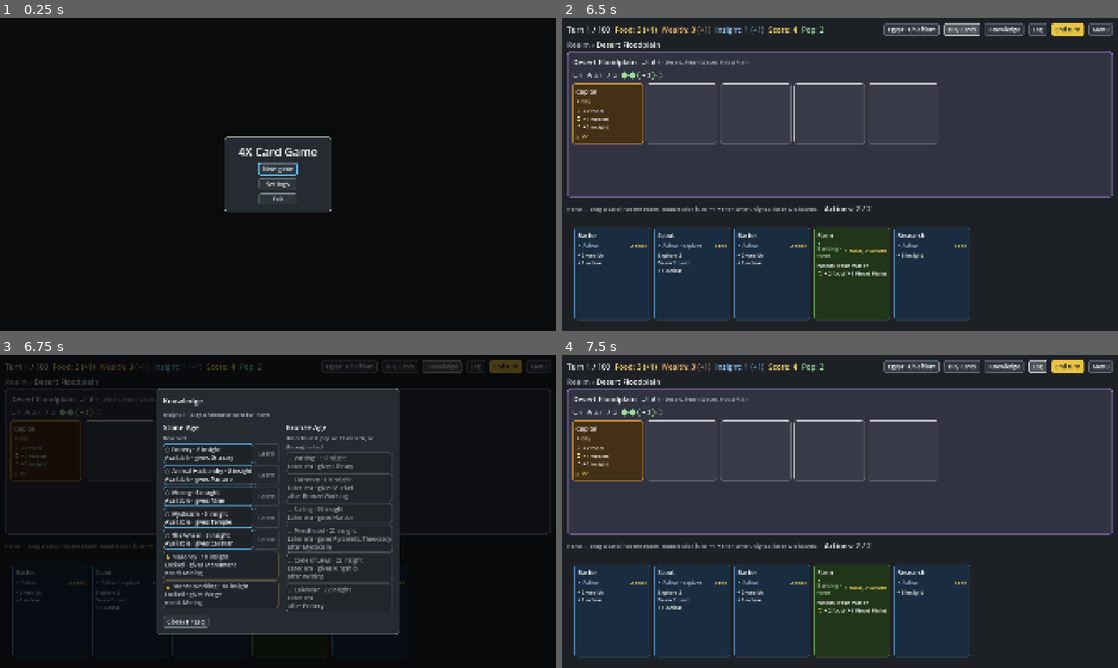
Above: before the commit, frames 1-4 (two rows, left to right).
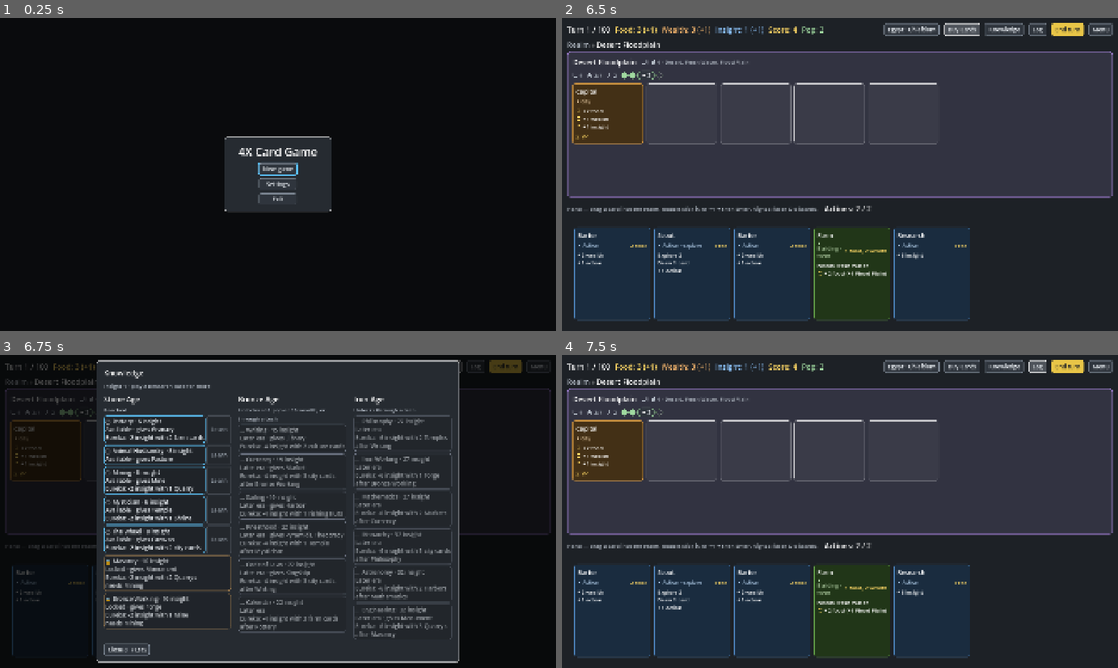
Above: after the commit, the same moments.

Repository: r888888888/4x-card-game
Game: Godot game, scene res://ui/main.tscn
Two runs of this game, one before a commit and one after it. Both use one fixed random seed, a clock stepped at 60 frames per second and the inputs below.
Inputs (mouse positions are in pixels of both pictures, inside the frame that each line leads up to):
- Up to frame 1 (0.25 s): no input
- Up to frame 2 (6.5 s): click "New game" at 0.5 s; click (845, 227) at 1.27 s; type "12" at 1.35 s; click "Start" at 2 s; tap Enter (ui_accept) at 2.75 s; drag from (600, 71) to (895, 105) at 2.77 s; drag from (606, 111) to (812, 237) at 3.52 s; move the mouse to (612, 274) at 4.27 s; hold Right (ui_right) 4.28-5 s; tap T at 4.35 s; click (612, 274) at 4.42 s; click "Egypt · Chiefdom" at 5 s; click "Buy Cards" at 5.75 s
- Up to frame 3 (6.75 s): click "Knowledge" at 6.5 s
- Up to frame 4 (7.5 s): click "Log" at 7.25 s

Frames 1-2 are identical in both runs. In frame 3, 34% of the frame differs, in the area x 17-83%, y 1-99%; in frame 4, nothing differs.

Commit message:
143: era pacing metrics in the sim; Iron Age techs in the deck, opened by Writing; eurekas on every tech
Co-Authored-By: Claude Opus 5.5 <noreply@anthropic.com>

Diff:
--- a/data/cards.json
+++ b/data/cards.json
@@ -283,7 +283,7 @@
     },
     {
       "id": "pottery", "name": "Pottery", "type": "tech",
-      "cost": { "insight": 6 }, "vp": 1, "tags": [],
+      "cost": { "insight": 6 }, "vp": 1, "eureka": { "tag": "farm", "count": 2, "off": 2 }, "tags": [],
       "effects": [ { "op": "create", "card": "granary", "zone": "discard" }, { "op": "unlock", "card": "granary" } ]
     },
     {
@@ -293,88 +293,88 @@
     },
     {
       "id": "mining", "name": "Mining", "type": "tech",
-      "cost": { "insight": 6 }, "vp": 0, "tags": [],
+      "cost": { "insight": 6 }, "vp": 0, "eureka": { "card": "quarry", "count": 1, "off": 2 }, "tags": [],
       "effects": [ { "op": "create", "card": "mine", "zone": "discard" }, { "op": "unlock", "card": "mine" } ]
     },
     {
       "id": "mysticism", "name": "Mysticism", "type": "tech",
-      "cost": { "insight": 6 }, "vp": 0, "tags": [],
+      "cost": { "insight": 6 }, "vp": 0, "eureka": { "card": "shrine", "count": 1, "off": 2 }, "tags": [],
       "effects": [ { "op": "create", "card": "temple", "zone": "discard" }, { "op": "unlock", "card": "temple" } ]
     },
     {
       "id": "the_wheel", "name": "The Wheel", "type": "tech",
-      "cost": { "insight": 8 }, "vp": 0, "tags": [],
+      "cost": { "insight": 8 }, "vp": 0, "eureka": { "tag": "city", "count": 2, "off": 2 }, "tags": [],
       "effects": [ { "op": "create", "card": "caravan", "zone": "discard" }, { "op": "unlock", "card": "caravan" } ]
     },
     {
       "id": "masonry", "name": "Masonry", "type": "tech", "prereq": "mining",
-      "cost": { "insight": 10 }, "vp": 0, "tags": [],
+      "cost": { "insight": 10 }, "vp": 0, "eureka": { "card": "quarry", "count": 2, "off": 2 }, "tags": [],
       "effects": [ { "op": "create", "card": "monument", "zone": "discard" }, { "op": "unlock", "card": "monument" } ]
     },
     {
       "id": "bronze_working", "name": "Bronze Working", "type": "tech", "prereq": "mining",
-      "cost": { "insight": 10 }, "vp": 0, "tags": [],
+      "cost": { "insight": 10 }, "vp": 0, "eureka": { "card": "mine", "count": 1, "off": 2 }, "tags": [],
       "effects": [ { "op": "create", "card": "forge", "zone": "discard" }, { "op": "unlock", "card": "forge" }, { "op": "add_era", "era": 2 } ]
     },
     {
       "id": "writing", "name": "Writing", "type": "tech", "era": 2,
-      "cost": { "insight": 15 }, "vp": 0, "tags": [],
-      "effects": [ { "op": "create", "card": "library", "zone": "discard" }, { "op": "unlock", "card": "library" } ]
+      "cost": { "insight": 15 }, "vp": 0, "eureka": { "tag": "culture", "count": 2, "off": 4 }, "tags": [],
+      "effects": [ { "op": "create", "card": "library", "zone": "discard" }, { "op": "unlock", "card": "library" }, { "op": "add_era", "era": 3 } ]
     },
     {
       "id": "currency", "name": "Currency", "type": "tech", "era": 2, "prereq": "bronze_working",
-      "cost": { "insight": 19 }, "vp": 0, "tags": [],
+      "cost": { "insight": 19 }, "vp": 0, "eureka": { "tag": "city", "count": 3, "off": 4 }, "tags": [],
       "effects": [ { "op": "create", "card": "market", "zone": "discard" }, { "op": "unlock", "card": "market" } ]
     },
     {
       "id": "sailing", "name": "Sailing", "type": "tech", "era": 2,
-      "cost": { "insight": 19 }, "vp": 0, "tags": [],
+      "cost": { "insight": 19 }, "vp": 0, "eureka": { "card": "fishing_huts", "count": 1, "off": 4 }, "tags": [],
       "effects": [ { "op": "create", "card": "harbor", "zone": "discard" }, { "op": "unlock", "card": "harbor" } ]
     },
     {
       "id": "priesthood", "name": "Priesthood", "type": "tech", "era": 2, "prereq": "mysticism",
-      "cost": { "insight": 22 }, "vp": 0, "tags": [],
+      "cost": { "insight": 22 }, "vp": 0, "eureka": { "card": "temple", "count": 1, "off": 4 }, "tags": [],
       "effects": [ { "op": "create", "card": "pyramids", "zone": "discard" }, { "op": "create", "card": "theocracy", "zone": "discard" } ]
     },
     {
       "id": "code_of_laws", "name": "Code of Laws", "type": "tech", "era": 2, "prereq": "writing",
-      "cost": { "insight": 22 }, "vp": 0, "tags": [],
+      "cost": { "insight": 22 }, "vp": 0, "eureka": { "tag": "city", "count": 3, "off": 4 }, "tags": [],
       "effects": [ { "op": "create", "card": "kingship", "zone": "discard" } ]
     },
     {
       "id": "calendar", "name": "Calendar", "type": "tech", "era": 2, "prereq": "pottery",
-      "cost": { "insight": 22 }, "vp": 3, "tags": [],
+      "cost": { "insight": 22 }, "vp": 3, "eureka": { "tag": "farm", "count": 3, "off": 4 }, "tags": [],
       "effects": []
     },
     {
       "id": "philosophy", "name": "Philosophy", "type": "tech", "era": 3, "prereq": "writing",
-      "cost": { "insight": 27 }, "vp": 2, "tags": [],
+      "cost": { "insight": 27 }, "vp": 2, "eureka": { "card": "temple", "count": 2, "off": 6 }, "tags": [],
       "effects": []
     },
     {
       "id": "iron_working", "name": "Iron Working", "type": "tech", "era": 3, "prereq": "bronze_working",
-      "cost": { "insight": 27 }, "vp": 2, "tags": [],
+      "cost": { "insight": 27 }, "vp": 2, "eureka": { "card": "forge", "count": 1, "off": 6 }, "tags": [],
       "effects": [ { "op": "score", "amount": 1, "trigger": "upkeep" } ]
     },
     {
       "id": "mathematics", "name": "Mathematics", "type": "tech", "era": 3, "prereq": "currency",
-      "cost": { "insight": 27 }, "vp": 0, "tags": [],
+      "cost": { "insight": 27 }, "vp": 0, "eureka": { "card": "market", "count": 2, "off": 6 }, "tags": [],
       "effects": [ { "op": "gain_per_tag", "resource": "wealth", "amount": 1, "tag": "culture", "trigger": "upkeep" } ]
     },
     {
       "id": "monarchy", "name": "Monarchy", "type": "tech", "era": 3, "prereq": "philosophy",
-      "cost": { "insight": 32 }, "vp": 3, "tags": [],
+      "cost": { "insight": 32 }, "vp": 3, "eureka": { "tag": "city", "count": 5, "off": 6 }, "tags": [],
       "effects": [ { "op": "gain", "resource": "wealth", "amount": 1, "trigger": "upkeep" } ]
     },
     {
       "id": "astronomy", "name": "Astronomy", "type": "tech", "era": 3, "prereq": "mathematics",
-      "cost": { "insight": 32 }, "vp": 4, "tags": [],
+      "cost": { "insight": 32 }, "vp": 4, "eureka": { "card": "harbor", "count": 2, "off": 6 }, "tags": [],
       "effects": []
     },
     {
       "id": "engineering", "name": "Engineering", "type": "tech", "era": 3, "prereq": "masonry",
-      "cost": { "insight": 32 }, "vp": 0, "tags": [],
-      "effects": [ { "op": "create", "card": "monument", "zone": "discard" } ]
+      "cost": { "insight": 32 }, "vp": 0, "eureka": { "card": "quarry", "count": 3, "off": 6 }, "tags": [],
+      "effects": [ { "op": "create", "card": "monument", "zone": "discard" }, { "op": "unlock", "card": "monument" } ]
     },
     {
       "id": "plains", "name": "Plains", "type": "territory",
--- a/data/config.json
+++ b/data/config.json
@@ -76,7 +76,13 @@
     "sailing": 1,
     "priesthood": 1,
     "code_of_laws": 1,
-    "calendar": 1
+    "calendar": 1,
+    "philosophy": 1,
+    "iron_working": 1,
+    "mathematics": 1,
+    "monarchy": 1,
+    "astronomy": 1,
+    "engineering": 1
   },
   "era_unlocks": { "2": { "pop": 8, "wealth": 15 } },
   "era_names": { "1": "Stone Age", "2": "Bronze Age", "3": "Iron Age" },
--- a/sim/sim_stats.gd
+++ b/sim/sim_stats.gd
@@ -8,7 +8,9 @@
 
 ## Plays one game per seed with strategy (a ScriptedBot.STRATEGIES name, 134) as civ ("" for the default) and returns
 ## {metric: {mean: float, min: int, max: int}} for each of METRICS. explored is how many turns the territory deck lasted:
-## the turn it ran out, or the last turn played if it never did.
+## the turn it ran out, or the last turn played if it never did. For each era with techs in the research deck (143),
+## era_<n>_open is the turn it was added (1 for era 1) and era_<n>_done the turn its last tech was researched; either
+## is the last turn played when it never happened.
 static func run(cards: Dictionary, config: Dictionary, seeds: Array, strategy := "baseline", civ := "") -> Dictionary:
 	return _summaries(_values(cards, config, seeds, strategy, civ))
 
@@ -16,29 +18,52 @@
 ## {metric: [one value per seed]} for games with strategy as civ.
 static func _values(cards: Dictionary, config: Dictionary, seeds: Array, strategy: String, civ: String) -> Dictionary:
 	var values := {}
-	for m in METRICS:
+	var era_techs := _techs_per_era(cards, config)
+	var names := METRICS.duplicate()
+	for n in era_techs:
+		names.append_array(["era_%d_open" % n, "era_%d_done" % n])
+	for m in names:
 		values[m] = []
 	for s in seeds:
 		var engine := GameEngine.new(cards, config)
 		engine.new_game(s, civ)
-		var explored := [0]  # the turn the territory deck ran out (066); 0 until it does
+		var seen := {}  # the turn things first happened: "explored" (the territory deck ran out, 066), "era_<n>_…" (143)
 		var on_changed := func():
-			if explored[0] == 0 and engine.zone("territory_deck").is_empty():
-				explored[0] = engine.turn
+			if not seen.has("explored") and engine.zone("territory_deck").is_empty():
+				seen.explored = engine.turn
+			for n in era_techs:
+				if not seen.has("era_%d_open" % n) and engine.era() >= n:
+					seen["era_%d_open" % n] = engine.turn
+				var learned := engine.zone("researched").cards.filter(func(c): return c.def.era == n).size()
+				if not seen.has("era_%d_done" % n) and learned >= era_techs[n]:
+					seen["era_%d_done" % n] = engine.turn
 		engine.changed.connect(on_changed)
-		on_changed.call()  # an empty territory deck from the start
+		on_changed.call()  # an empty territory deck from the start, era 1 open
 		ScriptedBot.play(engine, strategy)
 		engine.changed.disconnect(on_changed)  # on_changed holds engine: break the cycle so it is freed
 		var game := game_metrics(engine, config)
-		game.explored = explored[0] if explored[0] > 0 else engine.turn
-		for m in METRICS:
-			values[m].append(game[m])
+		for m in names:
+			values[m].append(game[m] if game.has(m) else seen.get(m, engine.turn))
 	return values
+
+
+## How many techs each era has in config research_deck: {era: count}, by era.
+static func _techs_per_era(cards: Dictionary, config: Dictionary) -> Dictionary:
+	var out := {}
+	for id in config.get("research_deck", {}):
+		var era: int = cards[id].era
+		out[era] = out.get(era, 0) + config.research_deck[id]
+	var sorted := {}
+	var eras := out.keys()
+	eras.sort()
+	for n in eras:
+		sorted[n] = out[n]
+	return sorted
 
 
 static func _summaries(values: Dictionary) -> Dictionary:
 	var stats := {}
-	for m in METRICS:
+	for m in values:
 		stats[m] = _summary(values[m])
 	return stats
 
@@ -84,14 +109,12 @@
 	for s in ScriptedBot.STRATEGIES:
 		lines.append("== %s" % s)
 		var all := {}
-		for m in METRICS:
-			all[m] = []
 		var scores: PackedStringArray = []
 		for civ in civs:
 			var values := _values(data.cards, data.config, seeds, s, civ)
 			scores.append("%s %.1f" % [civ if civ != "" else "default", _summary(values.score).mean])
-			for m in METRICS:
-				all[m].append_array(values[m])
+			for m in values:
+				all[m] = all.get(m, []) + values[m]
 		lines.append("score by civilization: " + ", ".join(scores))
 		lines.append_array(_metric_lines(_summaries(all)))
 	return {"code": 0, "lines": lines}
@@ -99,8 +122,8 @@
 
 static func _metric_lines(stats: Dictionary) -> Array[String]:
 	var lines: Array[String] = []
-	for m in METRICS:
-		lines.append("%-8s mean %6.2f  min %3d  max %3d" % [m, stats[m].mean, stats[m].min, stats[m].max])
+	for m in stats:  # METRICS, then the era metrics by era
+		lines.append("%-10s mean %6.2f  min %3d  max %3d" % [m, stats[m].mean, stats[m].min, stats[m].max])
 	return lines
 
 
--- a/tests/test_tech_tree_modal.gd
+++ b/tests/test_tech_tree_modal.gd
@@ -15,7 +15,11 @@
 	var main := open_main()
 	main.start_game(1)
 	press_key(main, KEY_T)
-	eq(main.tech_tree.shown(), ["Stone Age", "Bronze Age"] as Array[String], "one column per era, by name")
+	var names: Array[String] = []
+	for era in Game.engine.tech_eras():
+		names.append(Game.engine.era_name(era.era))
+	check(names.size() >= 2, "the real tree has several eras: %s" % [names])
+	eq(main.tech_tree.shown(), names, "one column per era, by name")
 	press_key(main, KEY_ESCAPE)
 	eq(main.tech_tree.shown(), [] as Array[String], "Esc closes")
 	press_key(main, KEY_T)
Not shown, changed: docs/backlog/143-iron-age-and-research-pacing.md
